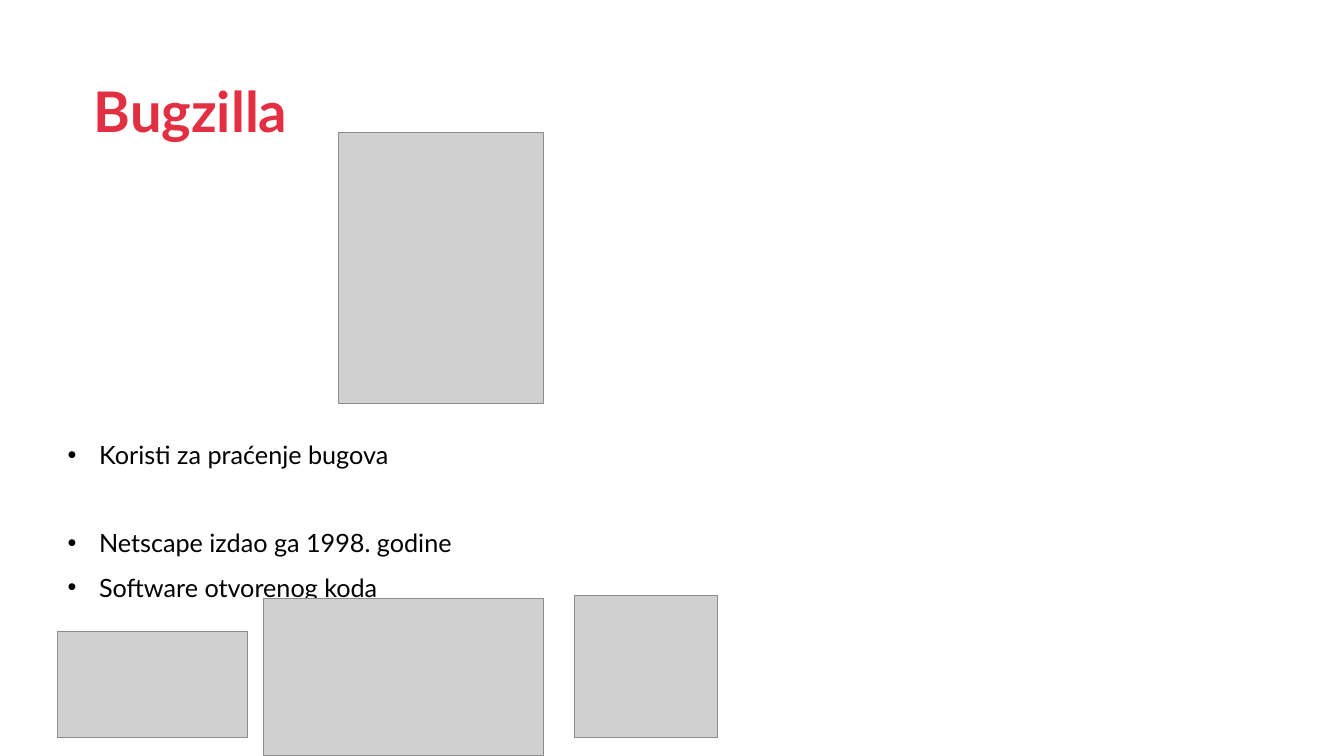
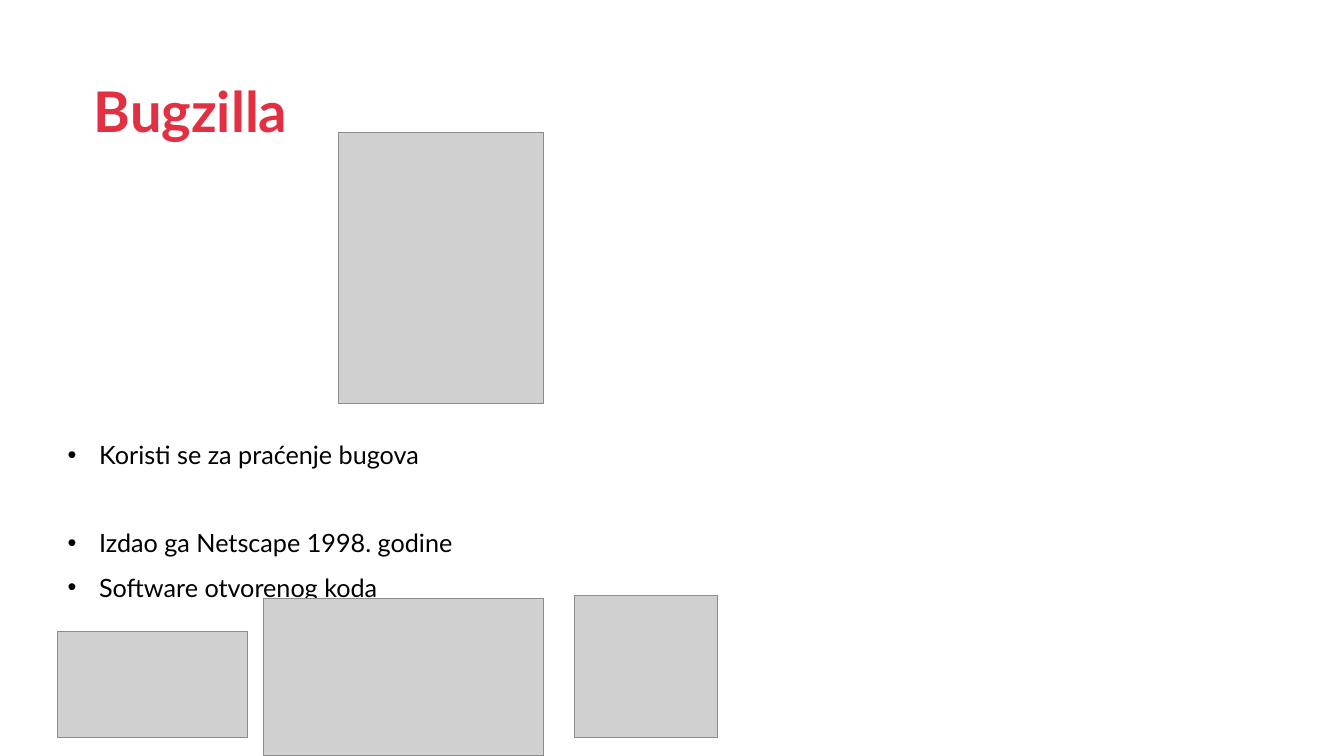
Before and after one commit to CvetkovskiIvor/ProgramskoInzenjerstvoSeminar, a slide deck: slide 17 of Open Source Prezentacija.pptx. Drawn at 1344x756 pixels with LibreOffice and Linux fonts; fonts in the diff are those of the drawing; grey boxes stand for pictures; background and template pictures are left out. Boxes give left, top, right and bottom in pixels: in the first picture for what was removed or moved away, otherwise in the second. Text is boxed around its words. In the diff, an @@ line names an element or a change of style, - is before the commit and + after.

```diff
--- a/Open Source Prezentacija.pptx
+++ b/Open Source Prezentacija.pptx
@@ text at [99,445,453,557]: text changed @@
-• Koristi za praćenje bugova
-• Netscape izdao ga 1998. godine
+• Koristi se za praćenje bugova
+• Izdao ga Netscape 1998. godine
```
Also in this commit, not shown: 24 other slides changed, 1 slide removed.
